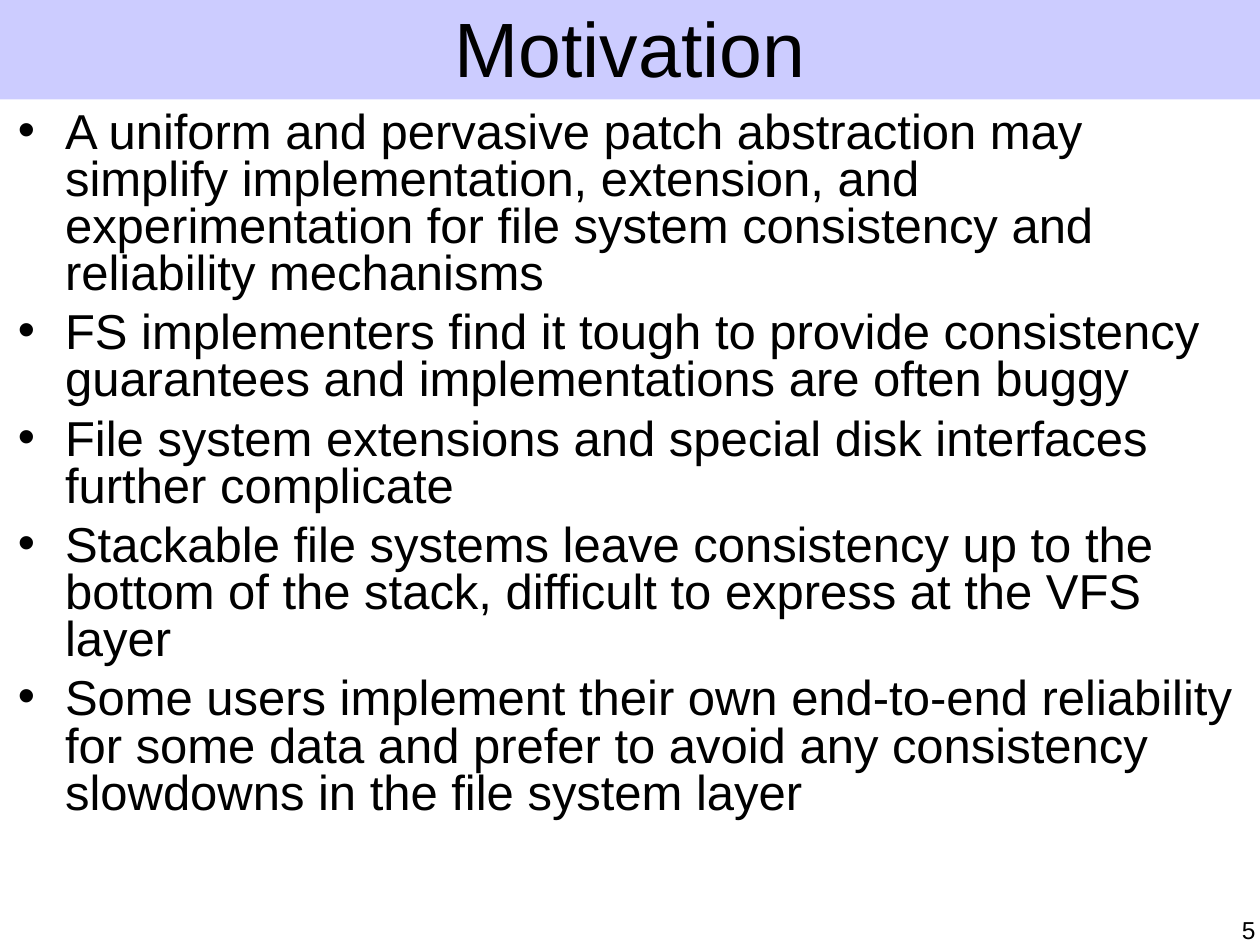
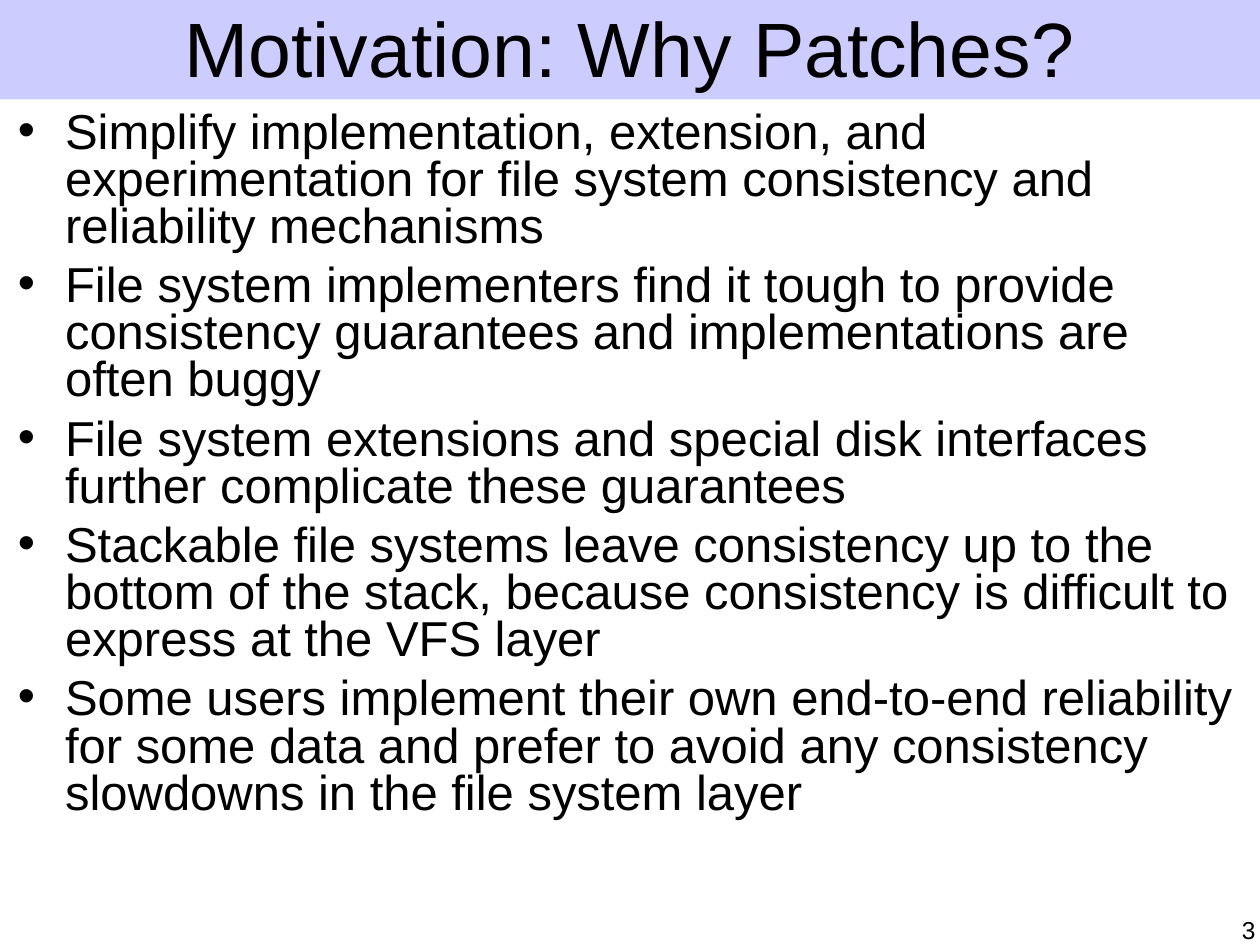
Before and after one commit to ucla-readable/fstitch-doc, a slide deck: slide 3 of sosp/pres.ppt (slide 5 before the commit). Drawn at 1260x945 pixels with LibreOffice and Linux fonts; fonts in the diff are those of the drawing. Boxes give left, top, right and bottom in pixels: in the first picture for what was removed or moved away, otherwise in the second. Text is boxed around its words. In the diff, an @@ line names an element or a change of style, - is before the commit and + after.

Commit message:
Checkpoint motivation and patches.

```diff
--- a/sosp/pres.ppt
+++ b/sosp/pres.ppt
@@ title at box(184, 21, 1074, 92): text changed @@
-Motivation
+Motivation: Why Patches?
@@ text at box(65, 113, 1228, 666): text changed @@
-• A uniform and pervasive patch abstraction may simplify implementation, extension, and experimentation for file system consistency and reliability mechanisms
-• FS implementers find it tough to provide consistency guarantees and implementations are often buggy
-• File system extensions and special disk interfaces further complicate
-• Stackable file systems leave consistency up to the bottom of the stack, difficult to express at the VFS layer
+• Simplify implementation, extension, and experimentation for file system consistency and reliability mechanisms
+• File system implementers find it tough to provide consistency guarantees and implementations are often buggy
+• File system extensions and special disk interfaces further complicate these guarantees
+• Stackable file systems leave consistency up to the bottom of the stack, because consistency is difficult to express at the VFS layer
@@ page number at box(1242, 922, 1256, 940): text changed @@
-5
+3
```
Also in this commit, not shown: 5 other slides changed, 5 slides added, 1 slide removed.
